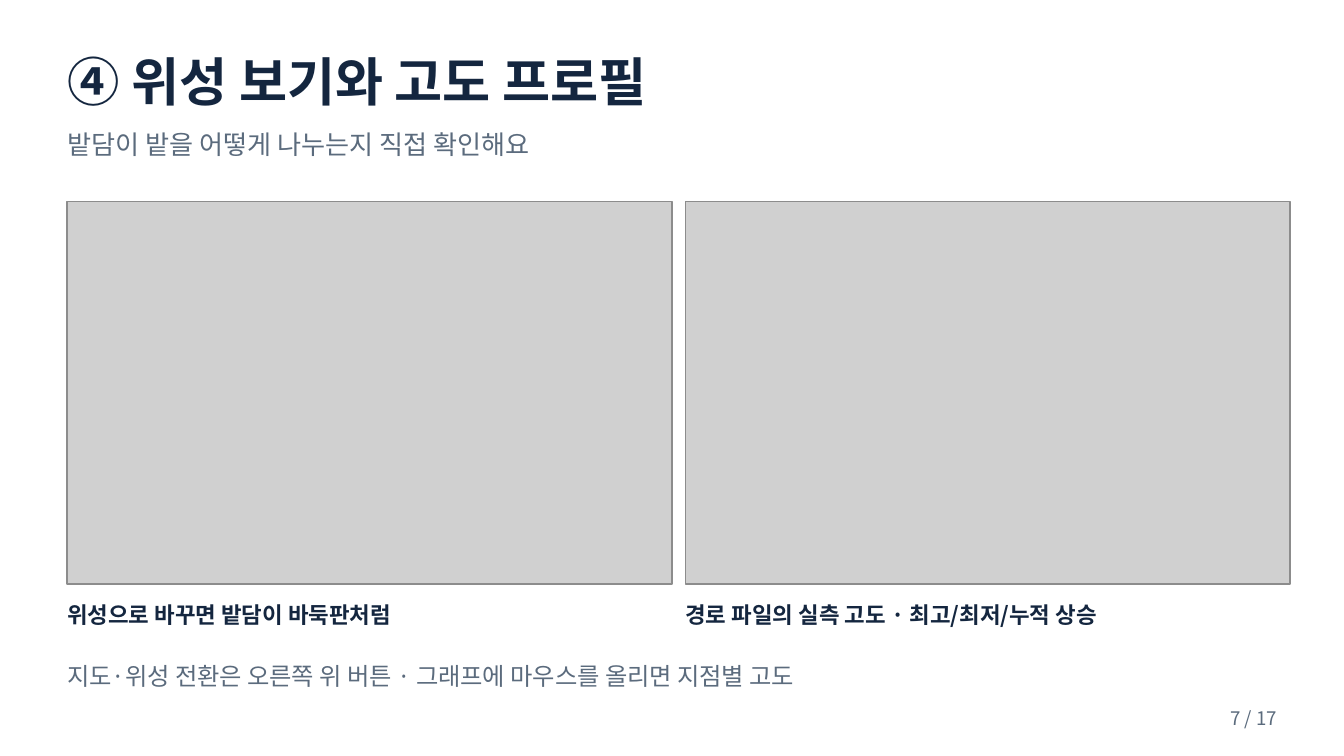
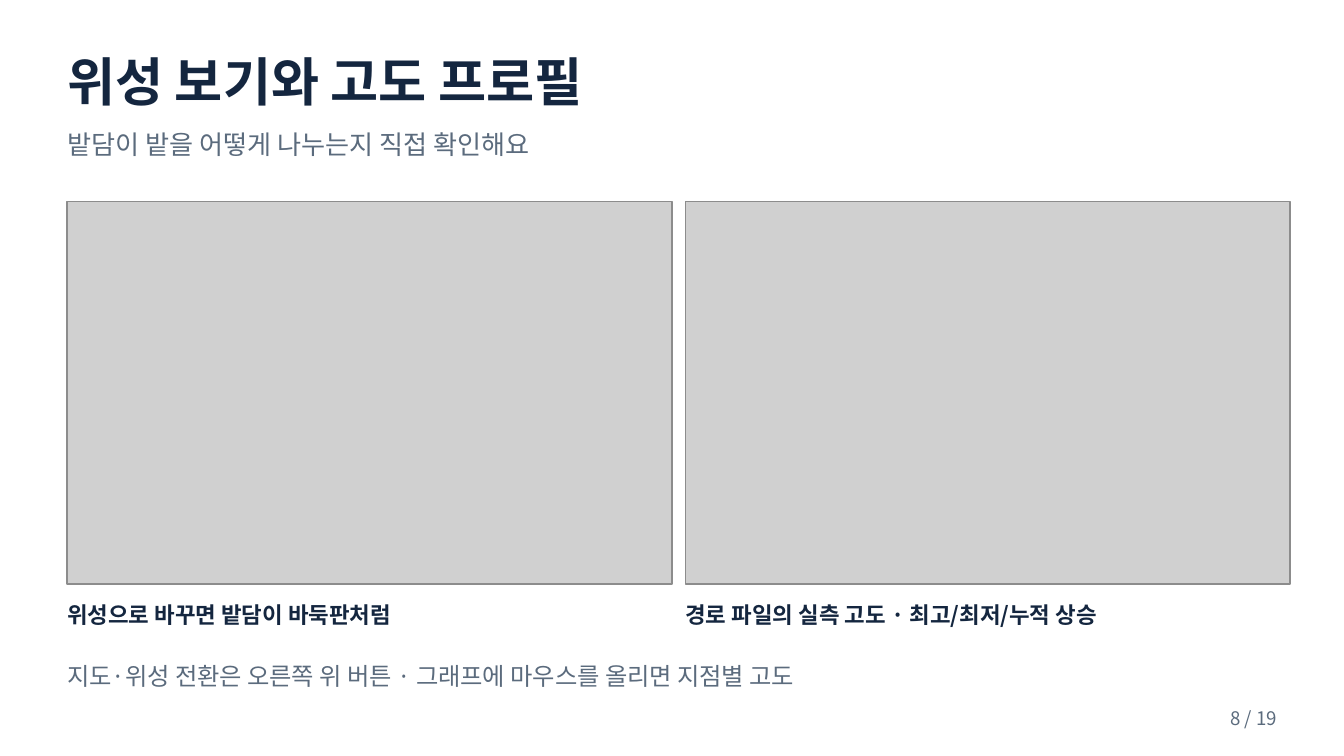
Before and after one commit to pjhjustin2430-cmd/doldam-today-jeju, a slide deck: slide 8 of docs/돌담오늘_발표자료.pptx (slide 7 before the commit). Drawn at 1344x756 pixels with LibreOffice and Linux fonts; fonts in the diff are those of the drawing; grey boxes stand for pictures. Boxes give left, top, right and bottom in pixels: in the first picture for what was removed or moved away, otherwise in the second. Text is boxed around its words. In the diff, an @@ line names an element or a change of style, - is before the commit and + after.

```diff
--- a/docs/돌담오늘_발표자료.pptx
+++ b/docs/돌담오늘_발표자료.pptx
@@ text at [67, 57, 583, 106]: text changed @@
-④ 위성 보기와 고도 프로필
+위성 보기와 고도 프로필
@@ text at [1230, 711, 1277, 725]: text changed @@
-7 / 17
+8 / 19
```
Also in this commit, not shown: 15 other slides changed, 2 slides added, 7 other files.
